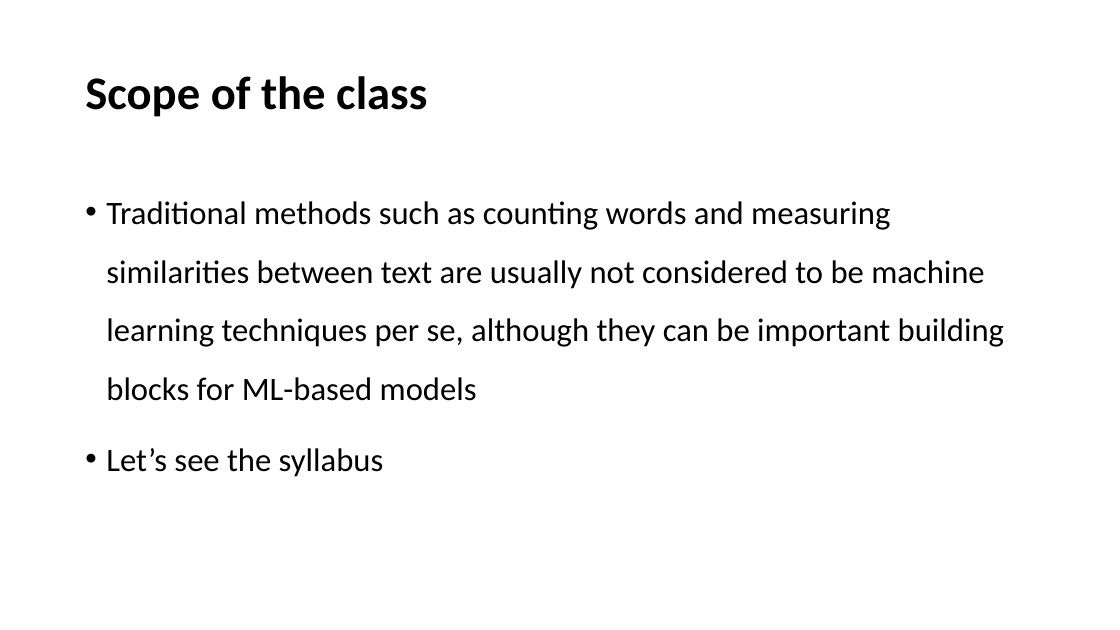
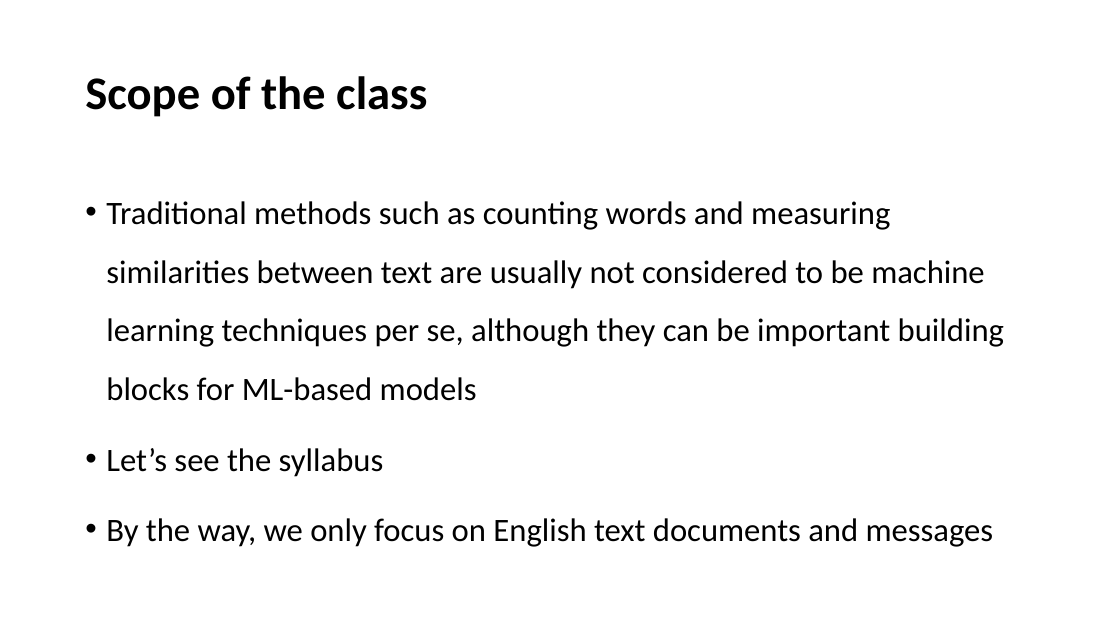
Before and after one commit to YeabinMoonEcon/BUS211, a slide deck: slide 28 of BUS243_NLP/lecture_notes/Lecture1.pptx (slide 29 before the commit). Drawn at 1120x630 pixels with LibreOffice and Linux fonts; fonts in the diff are those of the drawing. Boxes give left, top, right and bottom in pixels: in the first picture for what was removed or moved away, otherwise in the second. Text is boxed around its words. In the diff, an @@ line names an element or a change of style, - is before the commit and + after.

Commit message:
4
4

```diff
--- a/BUS243_NLP/lecture_notes/Lecture1.pptx
+++ b/BUS243_NLP/lecture_notes/Lecture1.pptx
@@ text at box(106, 518, 994, 547): paragraph added @@
+• By the way, we only focus on English text documents and messages
```
Also in this commit, not shown: 6 slides added, 2 slides removed.
